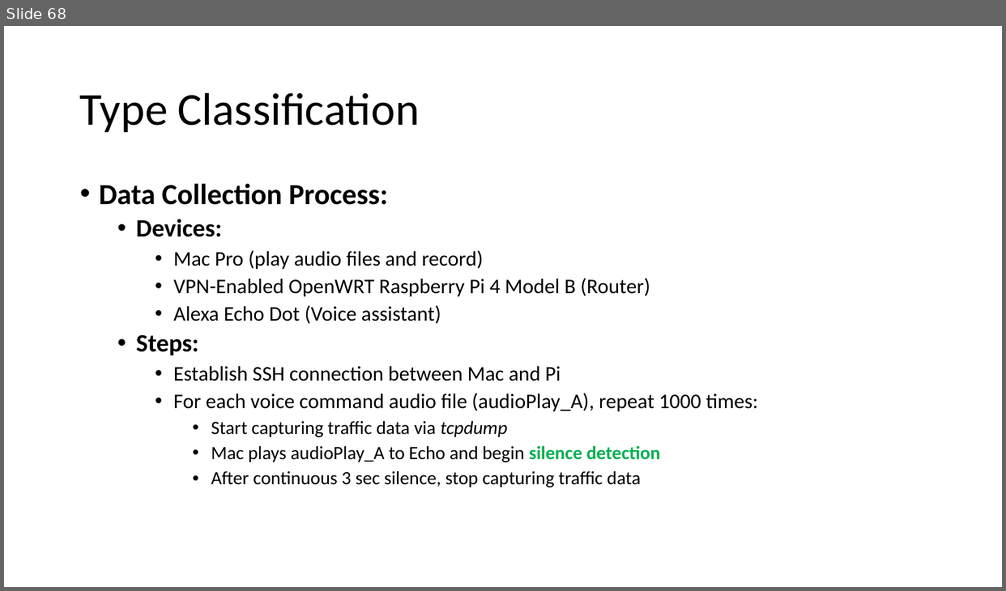
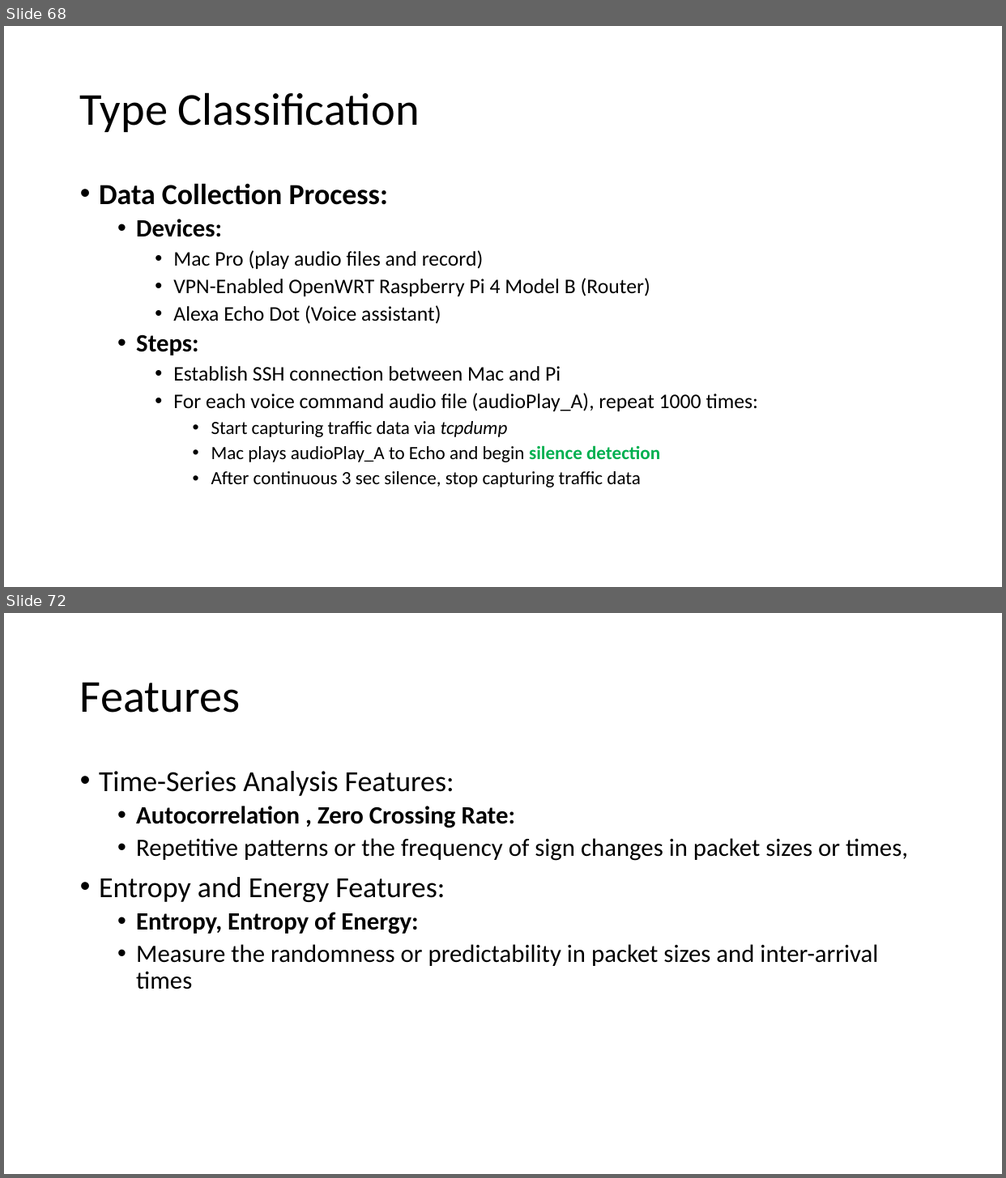
Before and after one commit to GXG-CS/voice_attack, a slide deck: note/Presentation1.pptx. Shown one above the other, each under a label of ours: slide 68 before the commit, slides 68 and 72 after it; the slides between them are not shown. The pictures are 1006x591 and 1006x1178 pixels, drawn with LibreOffice and Linux fonts; fonts in the diff are those of the drawing. Boxes give left, top, right and bottom in pixels: in the first picture for what was removed or moved away, otherwise in the second. Text is boxed around its words. In the diff, an @@ line names an element or a change of style, - is before the commit and + after.

```diff
--- a/note/Presentation1.pptx
+++ b/note/Presentation1.pptx
@@ slide 72 added at (x1=4, y1=613, x2=1002, y2=1174), background #FFFFFF @@
@@ title added at (x1=80, y1=682, x2=240, y2=713), 44 pt, text #000000 @@
+Features
@@ text added at (x1=99, y1=771, x2=908, y2=990), 24 pt, text #000000 @@
+• Time-Series Analysis Features:
+  • Autocorrelation , Zero Crossing Rate:
+  • Repetitive patterns or the frequency of sign changes in packet sizes or times,
+• Entropy and Energy Features:
+  • Entropy, Entropy of Energy:
+  • Measure the randomness or predictability in packet sizes and inter-arrival times
```
Also in this commit, not shown: 6 other slides added.
